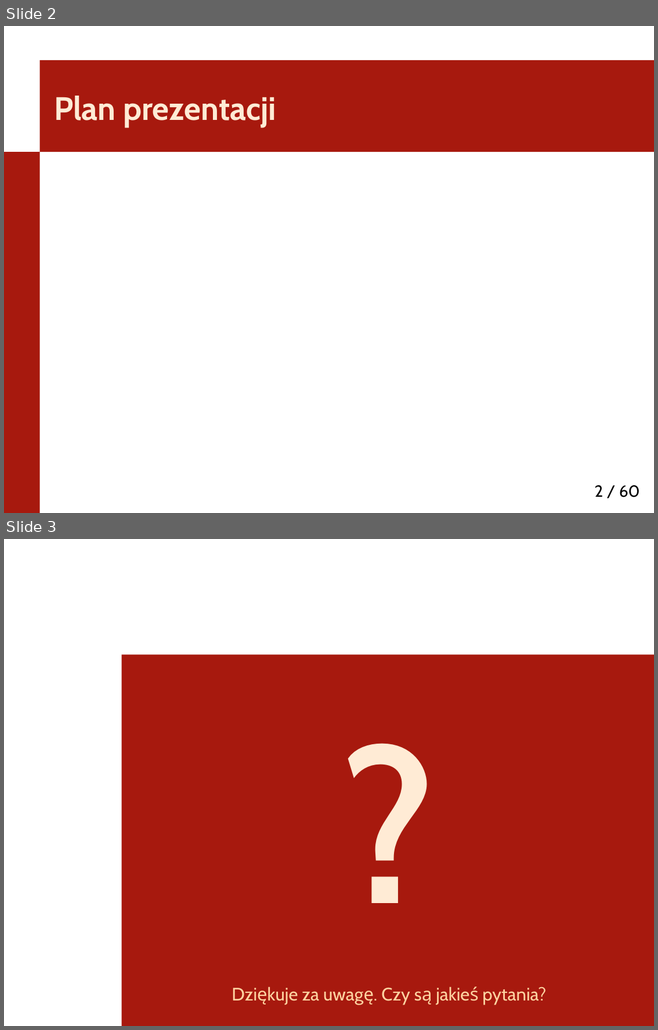
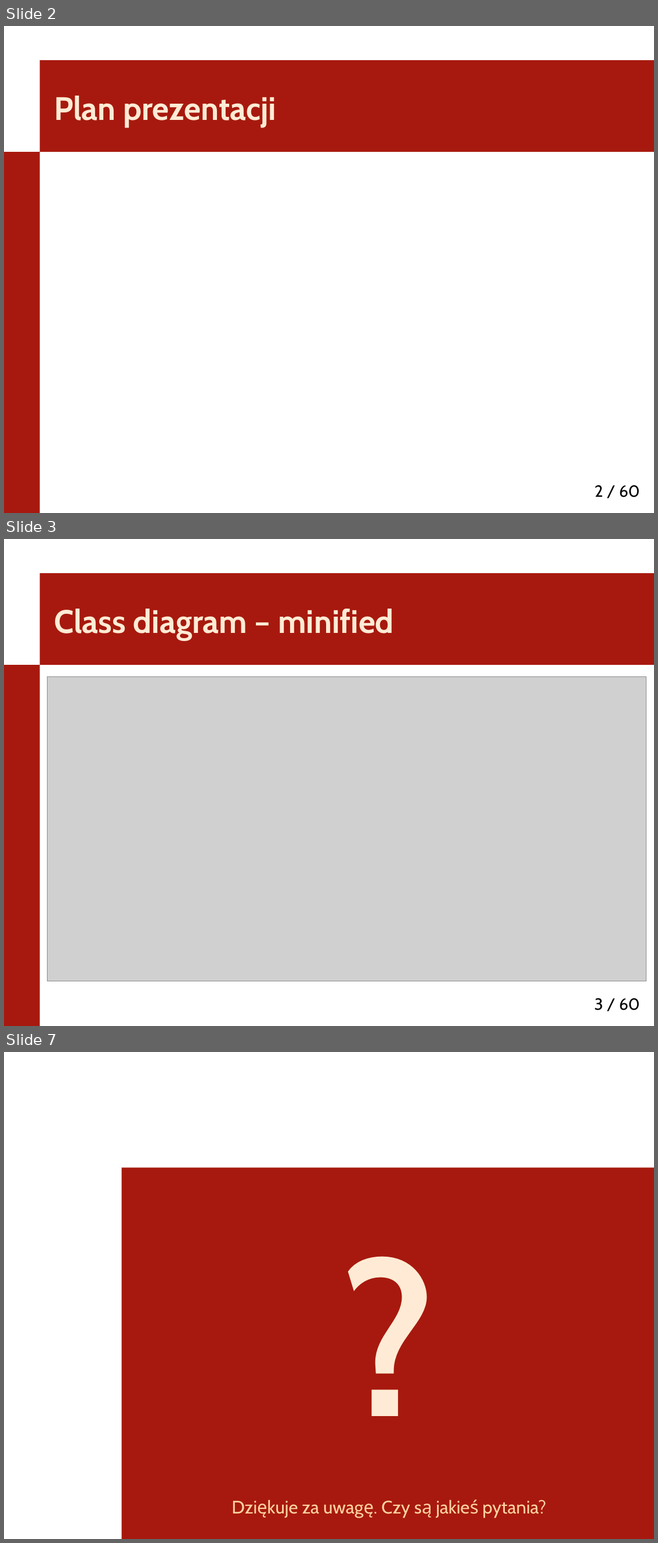
Before and after one commit to SebastianLasisz/Przepisy, a slide deck: doc/Presentation.pptx. Shown one above the other, each under a label of ours: slides 2 and 3 before the commit, slides 2, 3 and 7 after it; the slides between them are not shown. The pictures are 658x1030 and 658x1543 pixels, drawn with LibreOffice and Linux fonts; fonts in the diff are those of the drawing; grey boxes stand for pictures; background and template pictures are left out. Boxes give left, top, right and bottom in pixels: in the first picture for what was removed or moved away, otherwise in the second. Text is boxed around its words. In the diff, an @@ line names an element or a change of style, - is before the commit and + after.

```diff
--- a/doc/Presentation.pptx
+++ b/doc/Presentation.pptx
@@ slide 3 added at <box>4,539,654,1026</box>, background #FFFFFF; not listed: 2 template elements that a slide beside it also shows @@
@@ title added at <box>54,609,394,641</box>, 36 pt, text #FFEBD5, bold @@
+Class diagram – minified
@@ picture added at <box>48,676,646,981</box> @@
@@ page number added at <box>594,998,640,1011</box>, 18 pt, text #000000 @@
+3 / 60
@@ what was slide 3 is now slide 7 @@
```
Also in this commit, not shown: 3 other slides added, 4 other files.
